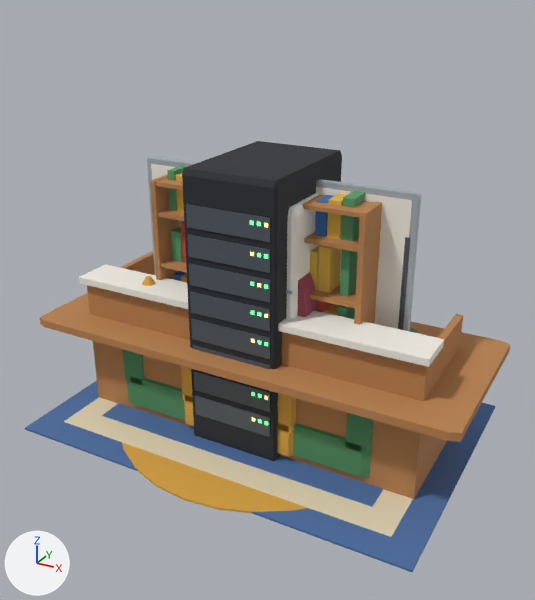
What one commit did to the glTF model kairos-ui/public/modelos/mobilia.glb.
Both versions are drawn from a 50 mm lens placed at (2.34, -4.23, 3.11), pointed at (0.08, -0.12, 1.05). Lighting does not change. The marker at lower left points along +X, +Y and +Z. The older version comes first. Where no turn or scale is listed for an object, it has been applied to the vertices.

In view in the first picture: 'balcao', 'estante', 'geladeira', 'lousa', 'mesa_reuniao', 'poltrona', 'rack_servidor', 'sofa', 'tapete', 'tapete_redondo' and 1 more.
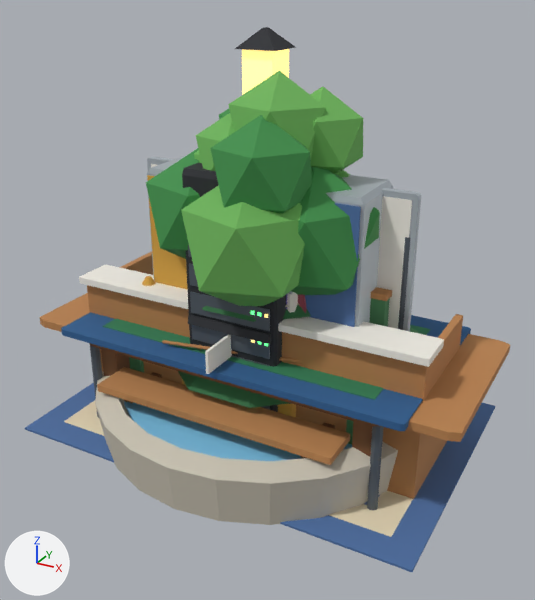
Boxes (x1, y1, x2, y2) around the edits, measured in the pictures (535 x 600 px):
'arvore', added
    after: (146, 71, 380, 306)
'fonte', added
    after: (95, 303, 398, 525)
'mesa_pingpong', added
    after: (61, 312, 471, 510)
'mesa_picnic', added
    after: (97, 367, 350, 465)
'armario', added
    after: (147, 155, 393, 327)
'sinuca', added
    after: (89, 319, 431, 457)
'poste', added
    after: (235, 27, 296, 95)
'arvore_pinheiro', added
    after: (178, 305, 311, 408)
'arcade', added
    after: (188, 294, 287, 344)
'divisoria', added
    after: (369, 287, 392, 327)
'rack_servidor', unchanged, covered by the edit
    before: (182, 141, 342, 461)
    after: (182, 163, 286, 412)
'estante', unchanged, covered by the edit
    before: (150, 165, 382, 325)
'sofa', unchanged, covered by the edit
    before: (122, 327, 418, 478)
    after: (129, 327, 418, 444)
'tapete_redondo', unchanged, covered by the edit
    before: (122, 443, 307, 513)

Patch to the scene script:
```diff
--- a/kairos-ui/public/modelos/mobilia.glb.py
+++ b/kairos-ui/public/modelos/mobilia.glb.py
@@ ob_sinuca @@
+ob_sinuca = bpy.data.objects.new('sinuca', me_sinuca)  # 240 vertices, 432 faces; spans x -1.15..1.15, y -0.65..0.65, z -0.41..0.41; in mat_madeiraescura (brown #7a5232), mat_verdemesa (green #2f7d55), mat_vermelho (red #d0453a), mat_floramarela (yellow #f2c94c), mat_azul (blue #4d6fa3), mat_branco (white #f3efe6), mat_preto (dark grey #2a2c31), mat_madeira (orange #b9824f)
+ob_sinuca.location = (0.0, 0.0, 0.41)
@@ ob_poste @@
+ob_poste = bpy.data.objects.new('poste', me_poste)  # 64 vertices, 112 faces; spans x -0.14..0.14, y -0.14..0.14, z -1.4..1.4; in mat_preto (dark grey #2a2c31), mat_luz (beige #ffe7b0, glowing orange #ffd27a)
+ob_poste.location = (0.0, 0.0, 1.405)
@@ ob_mesa_pingpong @@
+ob_mesa_pingpong = bpy.data.objects.new('mesa_pingpong', me_mesa_pingpong)  # 132 vertices, 228 faces; spans x -1.3..1.3, y -0.77..0.77, z -0.47..0.47; in mat_azulmesa (blue #2c5d8f), mat_branco (white #f3efe6), mat_metal (greyish blue #59626b), mat_vermelho (red #d0453a)
+ob_mesa_pingpong.location = (0.0, 0.0, 0.465)
@@ ob_mesa_picnic @@
+ob_mesa_picnic = bpy.data.objects.new('mesa_picnic', me_mesa_picnic)  # 168 vertices, 308 faces; spans x -0.9..0.9, y -0.83..0.83, z -0.39..0.39; in mat_madeira (orange #b9824f), mat_madeiraescura (brown #7a5232)
+ob_mesa_picnic.location = (0.0, 0.0, 0.385)
@@ ob_fonte @@
+ob_fonte = bpy.data.objects.new('fonte', me_fonte)  # 245 vertices, 466 faces; spans x -1.25..1.25, y -1.25..1.25, z -0.79..0.79; in mat_pedraclara (light grey #c9c2b2), mat_aguafonte (blue #7fc4e8)
+ob_fonte.location = (0.0, 0.0, 0.785)
@@ ob_divisoria @@
+ob_divisoria = bpy.data.objects.new('divisoria', me_divisoria)  # 96 vertices, 176 faces; spans x -0.91..0.91, y -0.17..0.17, z -0.62..0.62; in mat_verde (green #4f8a5b), mat_madeira (orange #b9824f), mat_metal (greyish blue #59626b)
+ob_divisoria.location = (0.0, 0.0, 0.615)
@@ ob_arvore_pinheiro @@
+ob_arvore_pinheiro = bpy.data.objects.new('arvore_pinheiro', me_arvore_pinheiro)  # 70 vertices, 124 faces; spans x -0.69..0.69, y -0.68..0.68, z -1.16..1.16; in mat_tronco (brown #6e4a2c), mat_pinheiro (dark green #2f6b3f)
+ob_arvore_pinheiro.location = (0.0, 0.021, 1.163)
@@ ob_arvore @@
+ob_arvore = bpy.data.objects.new('arvore', me_arvore)  # 160 vertices, 268 faces; spans x -0.81..0.81, y -0.76..0.76, z -1.29..1.29; in mat_tronco (brown #6e4a2c), mat_folhaclara (green #6db35a), mat_folha (green #3f8f4a)
+ob_arvore.location = (0.027, -0.047, 1.287)
@@ ob_armario @@
+ob_armario = bpy.data.objects.new('armario', me_armario)  # 88 vertices, 140 faces; spans x -0.8..0.8, y -0.26..0.26, z -0.95..0.95; in mat_metalclaro (light grey #b3bcc3), mat_mostarda (orange #d9a441), mat_metal (greyish blue #59626b), mat_azul (blue #4d6fa3)
+ob_armario.location = (0.0, -0.012, 0.95)
@@ ob_arcade @@
+ob_arcade = bpy.data.objects.new('arcade', me_arcade)  # 124 vertices, 216 faces; spans x -0.35..0.35, y -0.44..0.44, z -0.85..0.85; in mat_arcade (purple #6b4fa8), mat_telajogo (pink #ff7ac8, glowing pink #ff6ab8), mat_preto (dark grey #2a2c31), mat_vermelho (red #d0453a), mat_floramarela (yellow #f2c94c), mat_luz (beige #ffe7b0, glowing orange #ffd27a)
+ob_arcade.location = (0.0, -0.092, 0.85)
```
